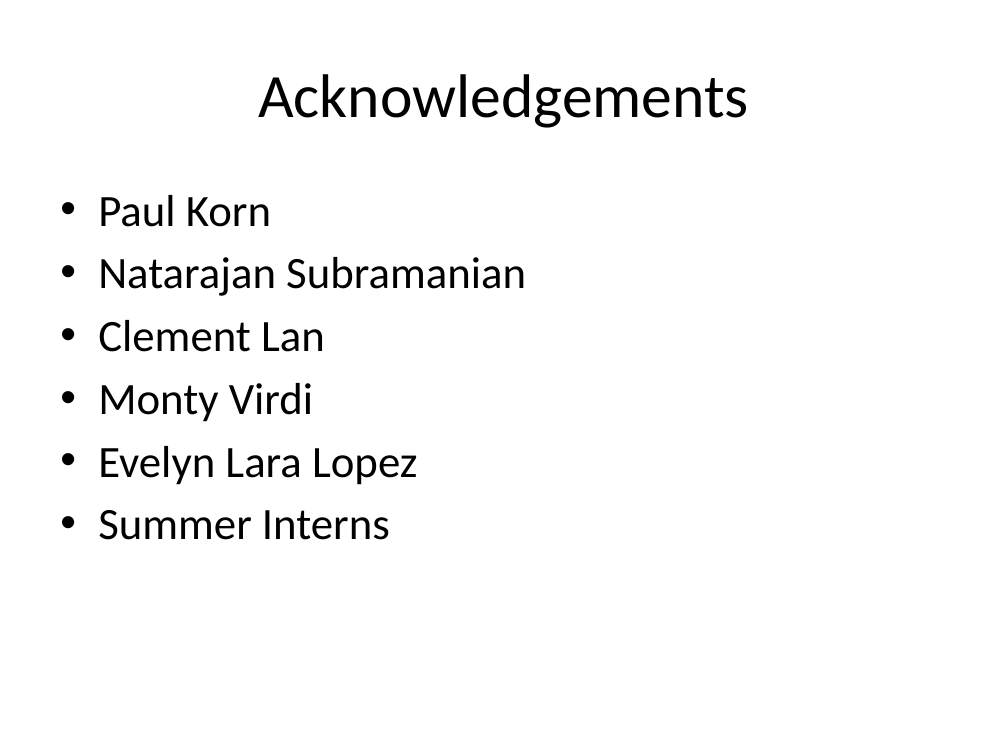
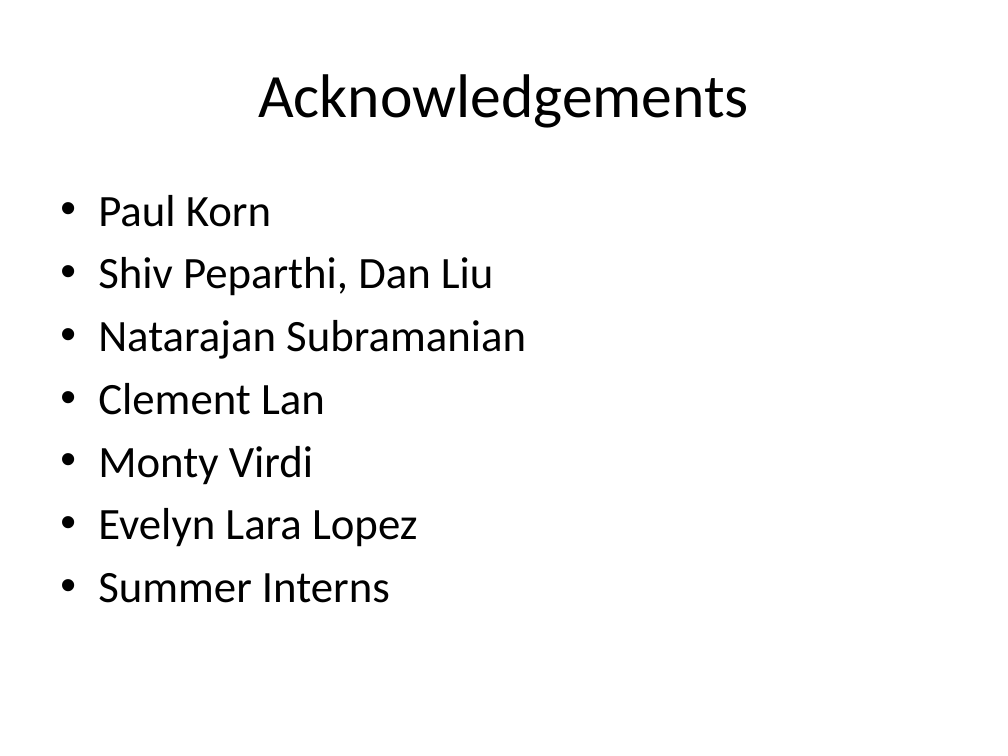
Before and after one commit to StephenWang123/myApp, a slide deck: slide 15 of internPresentation.pptx. Drawn at 1008x756 pixels with LibreOffice and Linux fonts; fonts in the diff are those of the drawing; background and template pictures are left out. Boxes give left, top, right and bottom in pixels: in the first picture for what was removed or moved away, otherwise in the second. Text is boxed around its words. In the diff, an @@ line names an element or a change of style, - is before the commit and + after.

```diff
--- a/internPresentation.pptx
+++ b/internPresentation.pptx
@@ text at bbox=[98, 257, 494, 296]: paragraph added @@
+• Shiv Peparthi, Dan Liu
```
Also in this commit, not shown: 6 other slides changed, 3 slides added, 3 slides removed.
